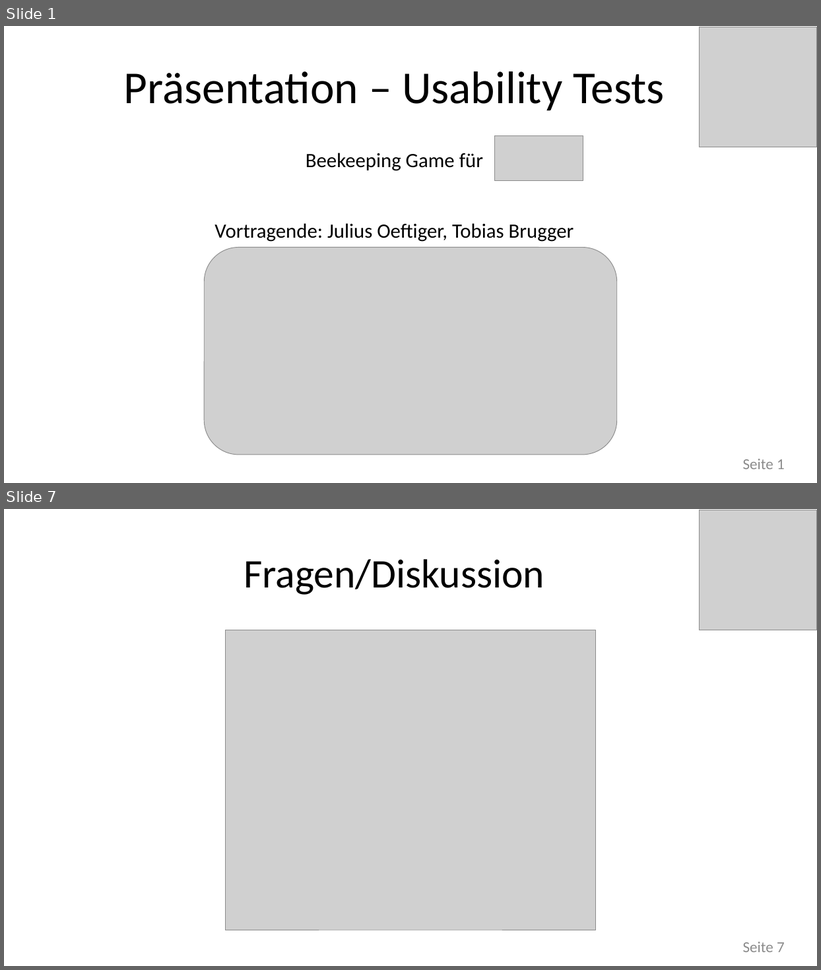
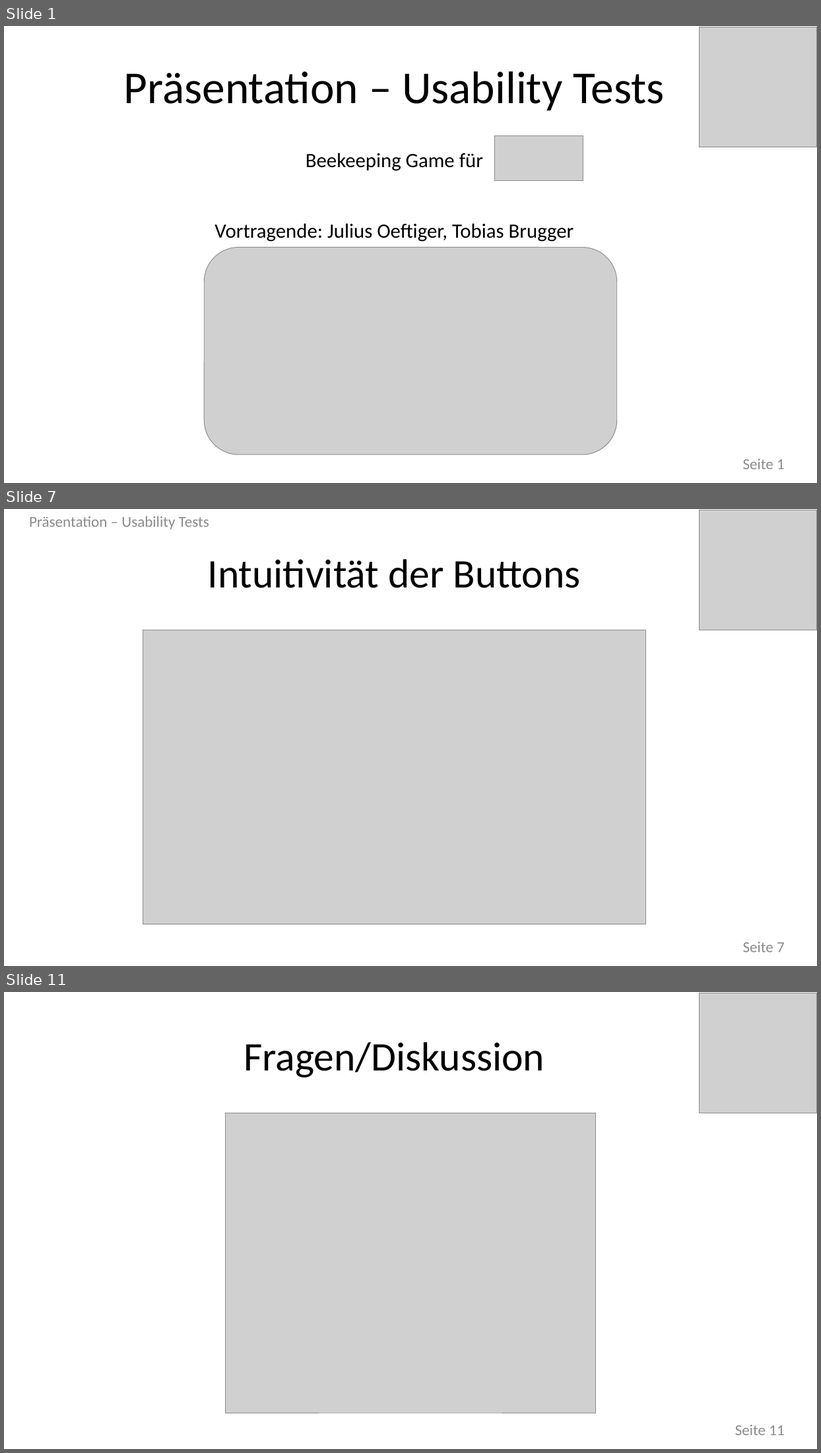
Before and after one commit to joeftiger/PSE-Bee-Game, a slide deck: Presentation - Usability Tests.pptx. Shown one above the other, each under a label of ours: slides 1 and 7 before the commit, slides 1, 7 and 11 after it; the slides between them are not shown. The pictures are 821x970 and 821x1453 pixels, drawn with LibreOffice and Linux fonts; fonts in the diff are those of the drawing; grey boxes stand for pictures. Boxes give left, top, right and bottom in pixels: in the first picture for what was removed or moved away, otherwise in the second. Text is boxed around its words. In the diff, an @@ line names an element or a change of style, - is before the commit and + after.

```diff
--- a/Presentation - Usability Tests.pptx
+++ b/Presentation - Usability Tests.pptx
@@ slide 7 added at <box>4,509,817,966</box>, background #FFFFFF @@
@@ text added at <box>29,516,209,529</box>, 18 pt, text #8C8C8C @@
+Präsentation – Usability Tests
@@ picture added at <box>700,510,817,630</box> @@
@@ text added at <box>208,559,581,588</box>, 48 pt, text #000000 @@
+Intuitivität der Buttons
@@ picture added at <box>143,630,646,924</box> @@
@@ page number added at <box>743,942,785,953</box>, 18 pt, text #8C8C8C @@
+Seite 7
@@ what was slide 7 is now slide 11 @@
@@ page number at <box>735,1425,784,1436</box>: text changed @@
-Seite 7
+Seite 11
```
Also in this commit, not shown: 4 slides changed, 4 other slides added, 1 slide removed.
